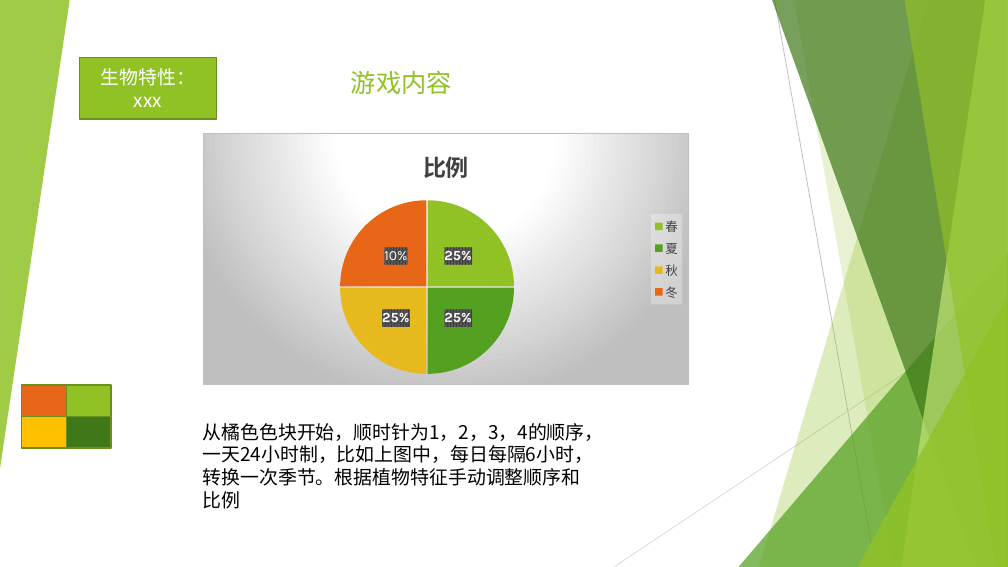
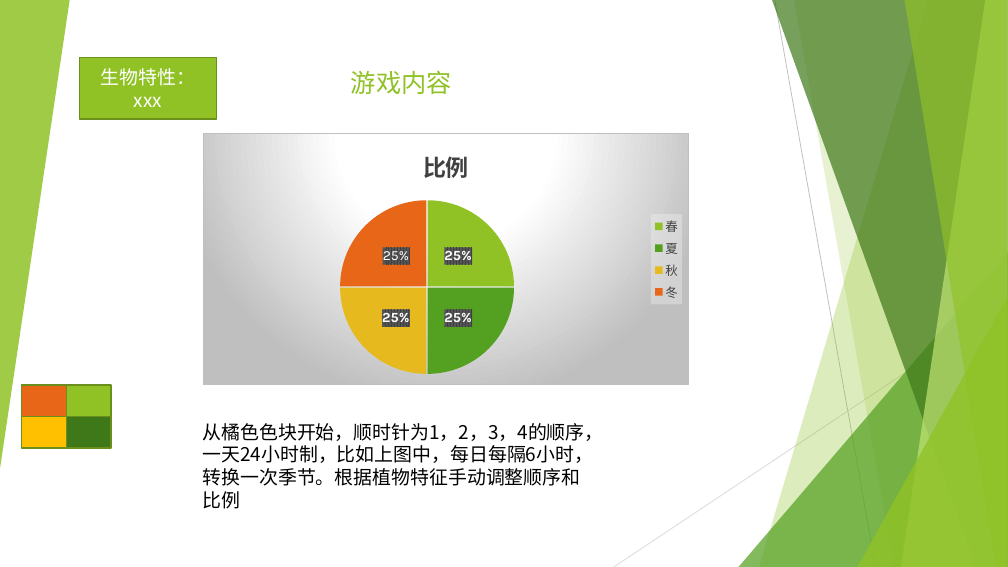
Before and after one commit to ThreePeopleGame/Death, a slide deck: slide 3 of Share/每周命题游戏设计/葛美玲/四季.pptx. Drawn at 1008x567 pixels with LibreOffice and Linux fonts; fonts in the diff are those of the drawing. Boxes give left, top, right and bottom in pixels: in the first picture for what was removed or moved away, otherwise in the second. Text is boxed around its words. In the diff, an @@ line names an element or a change of style, - is before the commit and + after.

Commit message:
1
1

```diff
--- a/Share/每周命题游戏设计/葛美玲/四季.pptx
+++ b/Share/每周命题游戏设计/葛美玲/四季.pptx
@@ pie chart at box(203, 134, 689, 386) @@
@@ data labels of 比例 changed @@
```
